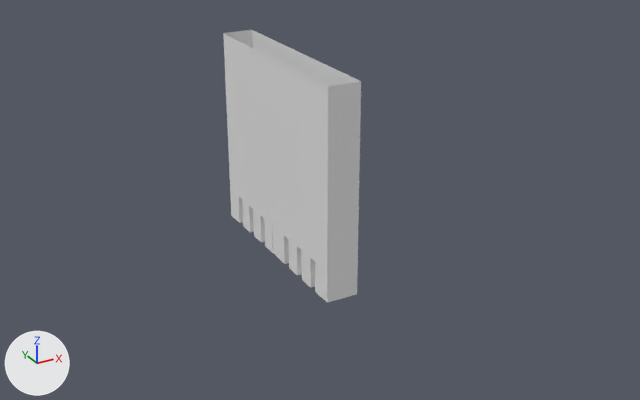
What one commit did to the Blender file Assets/#Project/meshes/Cell.blend.
The view is the same before and after, from a camera (50 mm lens) standing at (-26.6, -53.2, 30.2) and looking at (0.0, -4.9, 6.1). Arrows for +X, +Y and +Z are at lower left; the lights stay in place.

In view in the first picture: 'Cell'.
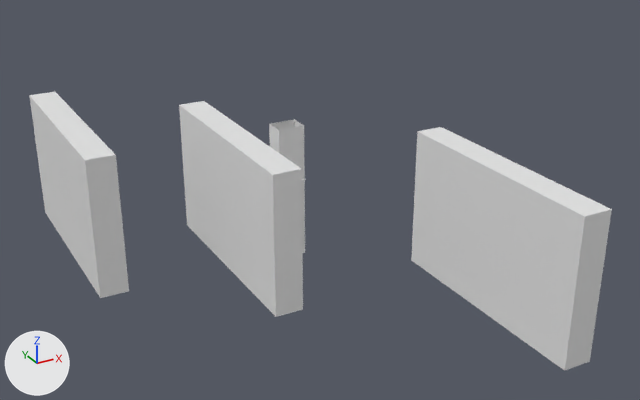
Where the newer file only moved an object's origin or applied its transform, the numbers keep the older frame.

Boxes [x1, y1, x2, y2] around the edits, measured in the pictures (640 x 400 px):
'Corridor wall.002', shown
    after: [411, 127, 612, 371]
'Cell', reshaped (73% narrower, 51% shorter)
    before: [223, 30, 361, 303]
    after: [269, 119, 305, 253]
'Corridor wall', shown
    after: [179, 101, 303, 317]
'Corridor wall.001', shown
    after: [29, 92, 129, 298]

Edits to the bpy script that builds the scene:
```text
Change me_cube_005:
    where me_cube_005.from_pydata(...)  # 8 vertices, 6 faces; spans x -1.0..1.0, y -8.0..8.0, z 0.0..15.0
    used by ob_corridor_wall_002; location = (-2.71, -10.94, 0.0); rotation_euler = (0.0, 0.0, 1.571), in degrees (0, 0, 90)
    me_cube_005 part 2
    me_cube_005.vertices[0].co: (-1.0, -8.0, 0.0) -> (5.3, -11.9, 0.0)  # pixel (329, 302) -> not seen
    me_cube_005.vertices[1].co: (-1.0, -8.0, 15.0) -> (5.3, -11.9, 10.0)  # pixel (330, 86) -> not seen
    me_cube_005.vertices[2].co: (-1.0, 8.0, 0.0) -> (-10.7, -11.9, 0.0)
    me_cube_005.vertices[3].co: (-1.0, 8.0, 15.0) -> (-10.7, -11.9, 10.0)  # pixel (225, 32) -> not seen
    me_cube_005.vertices[4].co: (1.0, -8.0, 0.0) -> (5.3, -9.9, 0.0)  # pixel (354, 294) -> not seen
    me_cube_005.vertices[5].co: (1.0, -8.0, 15.0) -> (5.3, -9.9, 10.0)  # pixel (358, 81) -> not seen
    me_cube_005.vertices[6].co: (1.0, 8.0, 0.0) -> (-10.7, -9.9, 0.0)
    me_cube_005.vertices[7].co: (1.0, 8.0, 15.0) -> (-10.7, -9.9, 10.0)  # pixel (249, 29) -> not seen
Change me_cube_004:
    where me_cube_004.from_pydata(...)  # 8 vertices, 6 faces; spans x -1.0..1.0, y -8.0..8.0, z 0.0..15.0
    used by ob_corridor_wall_001; location = (-2.71, 10.62, 0.0); rotation_euler = (0.0, 0.0, 1.571), in degrees (0, 0, 90)
    me_cube_004 part 3
    me_cube_004.vertices[0].co: (-1.0, -8.0, 0.0) -> (5.3, 9.6, 0.0)  # pixel (329, 302) -> not seen
    me_cube_004.vertices[1].co: (-1.0, -8.0, 15.0) -> (5.3, 9.6, 10.0)  # pixel (330, 86) -> not seen
    me_cube_004.vertices[2].co: (-1.0, 8.0, 0.0) -> (-10.7, 9.6, 0.0)
    me_cube_004.vertices[3].co: (-1.0, 8.0, 15.0) -> (-10.7, 9.6, 10.0)  # pixel (225, 32) -> not seen
    me_cube_004.vertices[4].co: (1.0, -8.0, 0.0) -> (5.3, 11.6, 0.0)  # pixel (354, 294) -> not seen
    me_cube_004.vertices[5].co: (1.0, -8.0, 15.0) -> (5.3, 11.6, 10.0)  # pixel (358, 81) -> not seen
    me_cube_004.vertices[6].co: (1.0, 8.0, 0.0) -> (-10.7, 11.6, 0.0)
    me_cube_004.vertices[7].co: (1.0, 8.0, 15.0) -> (-10.7, 11.6, 10.0)  # pixel (249, 29) -> not seen
Change me_cube_003:
    where me_cube_003.from_pydata(...)  # 8 vertices, 6 faces; spans x -1.0..1.0, y -8.0..8.0, z 0.0..15.0
    used by ob_corridor_wall; location = (-4.0, 0.0, 0.0)
    me_cube_003 part 4: the whole mesh is scaled about the mesh origin by (1, 1, 0.667)
Change me_cube_001:
    used by ob_cell; location = (0.0, 0.0, 0.0)
    remove me_cube_001.from_pydata(...)  # 144 vertices, 102 faces; spans x -1.2..1.2, y -8.0..8.0, z 0.0..15.0
    add me_cube_001.from_pydata(...)  # 54 vertices, 41 faces; spans x -1.0..1.0, y -1.2..0.8, z 0.0..10.0
    me_cube_001 part 1: 2 vertices moved from x -1.2, y -0.4..0.4, z 0.0 to x -1.0, y -0.3..0.3, z 1.0; 118 vertices removed from x -1.2..1.2, y -8.0..8.0, z 0.0..15.0; 36 vertices added at x -1.0..1.0, y -1.2..0.8, z 0.0..10.0
Change ob_corridor_wall_002:
    remove ob_corridor_wall_002.hide_viewport = True
Change ob_corridor_wall_001:
    remove ob_corridor_wall_001.hide_viewport = True
Change ob_corridor_wall:
    remove ob_corridor_wall.hide_viewport = True
```
